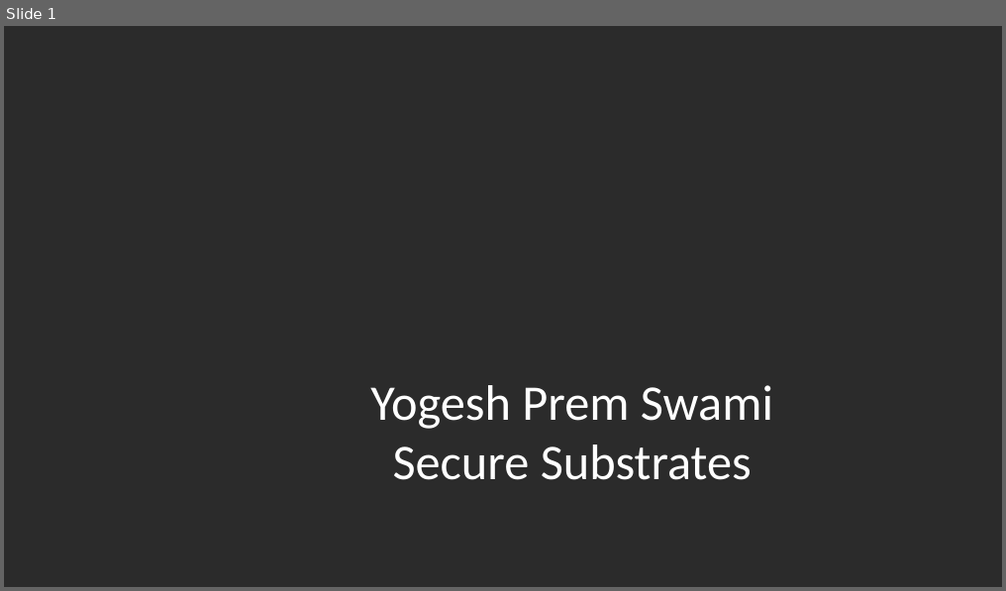
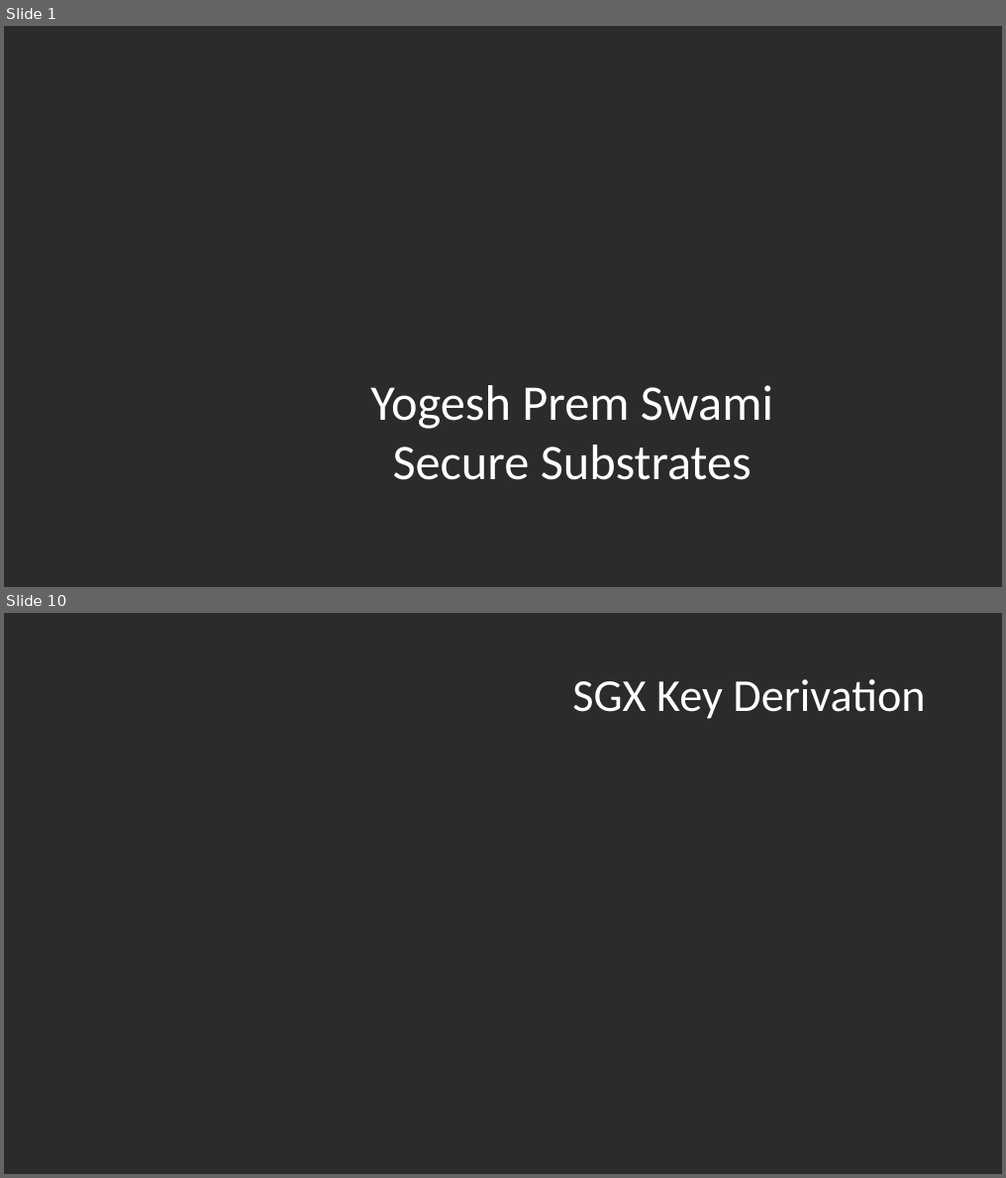
Before and after one commit to axelexic/sgx_remote_attestation_bh_17, a slide deck: presentation/bhusa17_yogesh_swami.pptx. Shown one above the other, each under a label of ours: slide 1 before the commit, slides 1 and 10 after it; the slides between them are not shown. The pictures are 1006x591 and 1006x1178 pixels, drawn with LibreOffice and Linux fonts; fonts in the diff are those of the drawing; background and template pictures are left out; a plain dark background stands for a picture behind light text. Boxes give left, top, right and bottom in pixels: in the first picture for what was removed or moved away, otherwise in the second. Text is boxed around its words. In the diff, an @@ line names an element or a change of style, - is before the commit and + after.

```diff
--- a/presentation/bhusa17_yogesh_swami.pptx
+++ b/presentation/bhusa17_yogesh_swami.pptx
@@ slide 10 added at [4, 613, 1002, 1174], background picture (left out) @@
@@ title added at [572, 679, 925, 719], 44 pt, text #FFFFFF @@
+SGX Key Derivation
```
Also in this commit, not shown: 2 slides changed, 14 other slides added, 1 slide removed, 1 other file.
